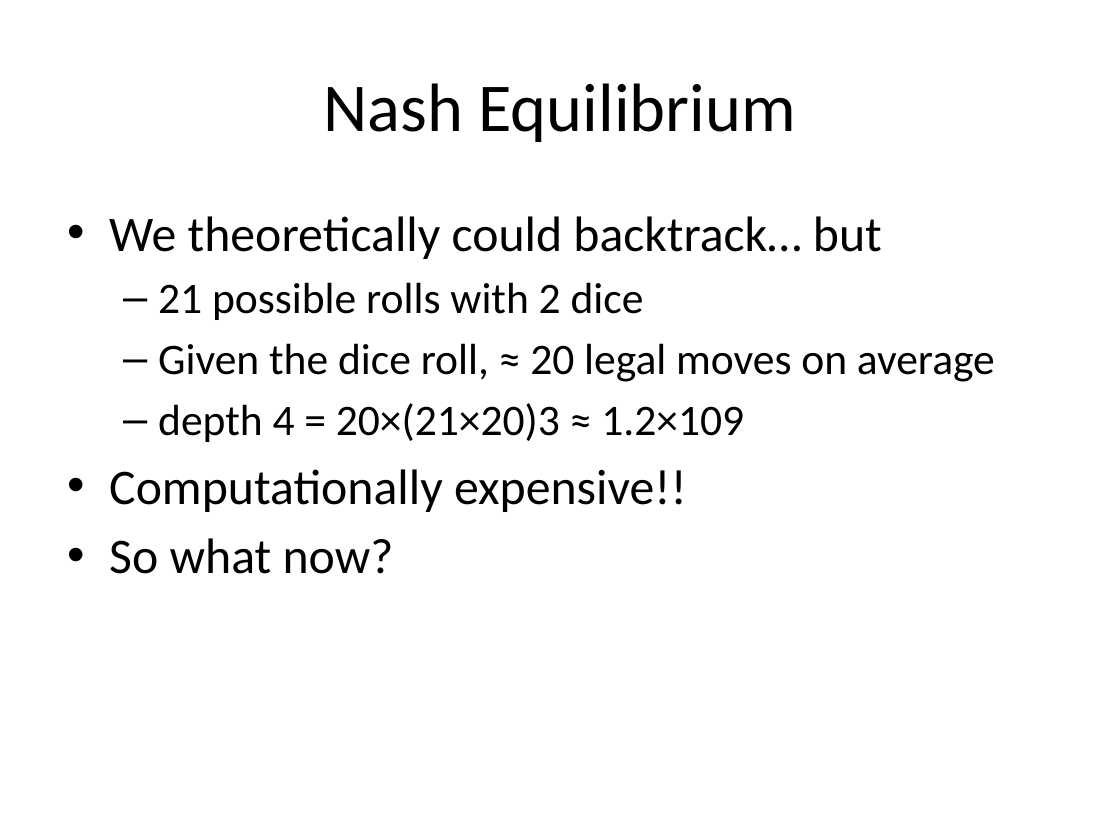
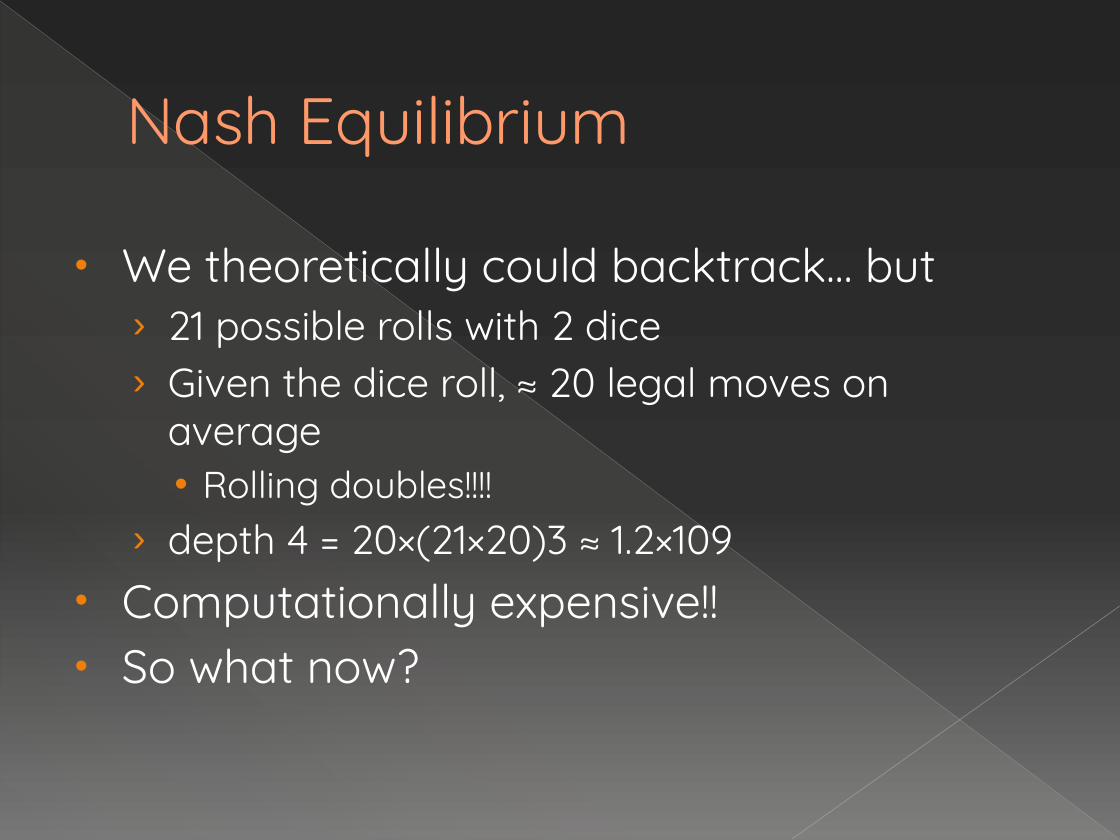
Before and after one commit to SteveC90/backgammon, a slide deck: slide 8 of Game Theory in Adversarial Search.pptx (slide 7 before the commit). Drawn at 1120x840 pixels with LibreOffice and Linux fonts; fonts in the diff are those of the drawing. Boxes give left, top, right and bottom in pixels: in the first picture for what was removed or moved away, otherwise in the second. Text is boxed around its words. In the diff, an @@ line names an element or a change of style, - is before the commit and + after.

```diff
--- a/Game Theory in Adversarial Search.pptx
+++ b/Game Theory in Adversarial Search.pptx
@@ background #FFFFFF to gradient #242424 to #303030 to #767676 @@
@@ line added from (0, 1) to (1119, 839), #B6B6B6 0.39 pt @@
@@ right triangle added at (1, 2, 1119, 840), fill gradient #E3DED1 @@
@@ title "Nash Equilibrium" at (126, 95, 631, 160): size 44 to 42 pt, font Calibri to Quicksand, text colour #000000 to #FF9B6A, letter outline none to #A65806 0.5 pt; alignment centre to left; indent changed @@
@@ text "We theoretically could backtrack… but": place and size @@
-text "We theoretically could backtrack… but" at (109, 216, 995, 574)
+text "We theoretically could backtrack… but" at (122, 247, 935, 684)
@@ text at (122, 247, 935, 684): size 32 to 30 pt in "We theoretically could backtrack… but", "Computationally expensive!!", "So what now?"; font Calibri to Quicksand, text colour #000000 to #FFFFFF in "We theoretically could backtrack… but", "21 possible rolls with 2 dice", "Given the dice roll, ≈ 20 legal ...", "depth 4 = 20×(21×20)3 ≈ 1.2×109" and 2 more places; size 28 to 26 pt in "21 possible rolls with 2 dice", "Given the dice roll, ≈ 20 legal ...", "depth 4 = 20×(21×20)3 ≈ 1.2×109"; indent changed; bullet – to › @@
@@ text at (203, 470, 492, 506): paragraph added @@
+    • Rolling doubles!!!!
@@ line added from (1120, 606) to (792, 839), #BFBFBF 0.47 pt @@
```
Also in this commit, not shown: 8 other slides changed, 4 slides added.
